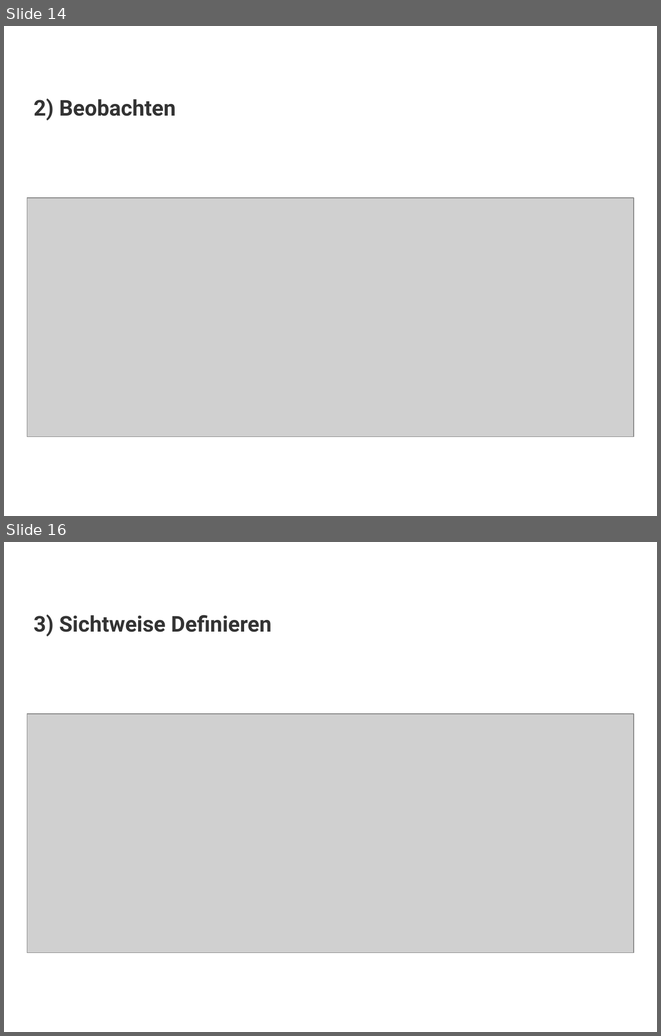
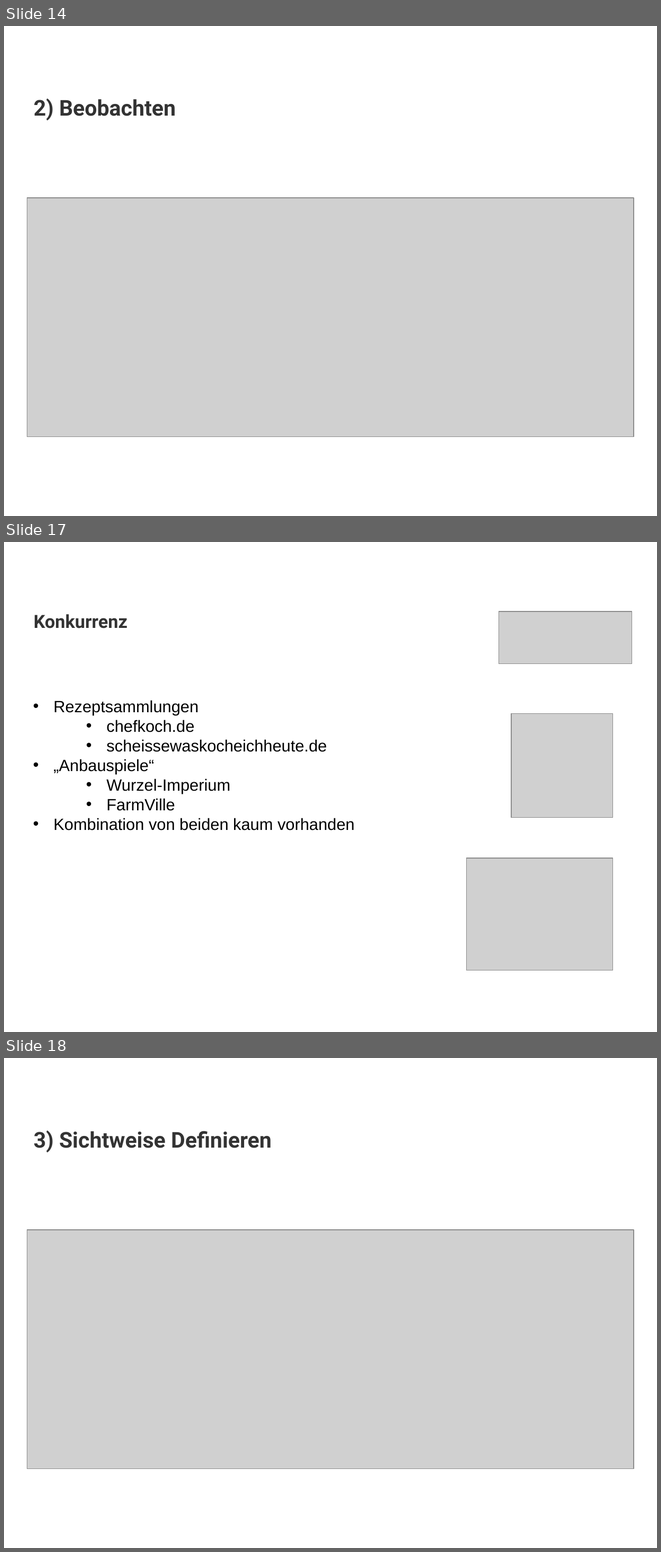
Before and after one commit to JeanlucE/Rezepte, a slide deck: Slides.ppt. Shown one above the other, each under a label of ours: slides 14 and 16 before the commit, slides 14, 17 and 18 after it; the slides between them are not shown. The pictures are 661x1036 and 661x1552 pixels, drawn with LibreOffice and Linux fonts; fonts in the diff are those of the drawing; grey boxes stand for pictures; background and template pictures are left out. Boxes give left, top, right and bottom in pixels: in the first picture for what was removed or moved away, otherwise in the second. Text is boxed around its words. In the diff, an @@ line names an element or a change of style, - is before the commit and + after.

```diff
--- a/Slides.ppt
+++ b/Slides.ppt
@@ slide 17 added at <box>4,542,657,1032</box>, background picture (left out) @@
@@ title added at <box>34,614,127,628</box>, 20 pt, text #333333, bold @@
+Konkurrenz
@@ picture added at <box>498,611,632,663</box> @@
@@ text added at <box>53,700,354,830</box>, 18 pt, text #000000 @@
+• Rezeptsammlungen
+  • chefkoch.de
+  • scheissewaskocheichheute.de
+• „Anbauspiele“
+  • Wurzel-Imperium
+  • FarmVille
+• Kombination von beiden kaum vorhanden
@@ picture added at <box>511,714,612,818</box> @@
@@ picture added at <box>466,858,612,970</box> @@
@@ what was slide 16 is now slide 18 @@
```
Also in this commit, not shown: 2 other slides added, 1 slide removed.
